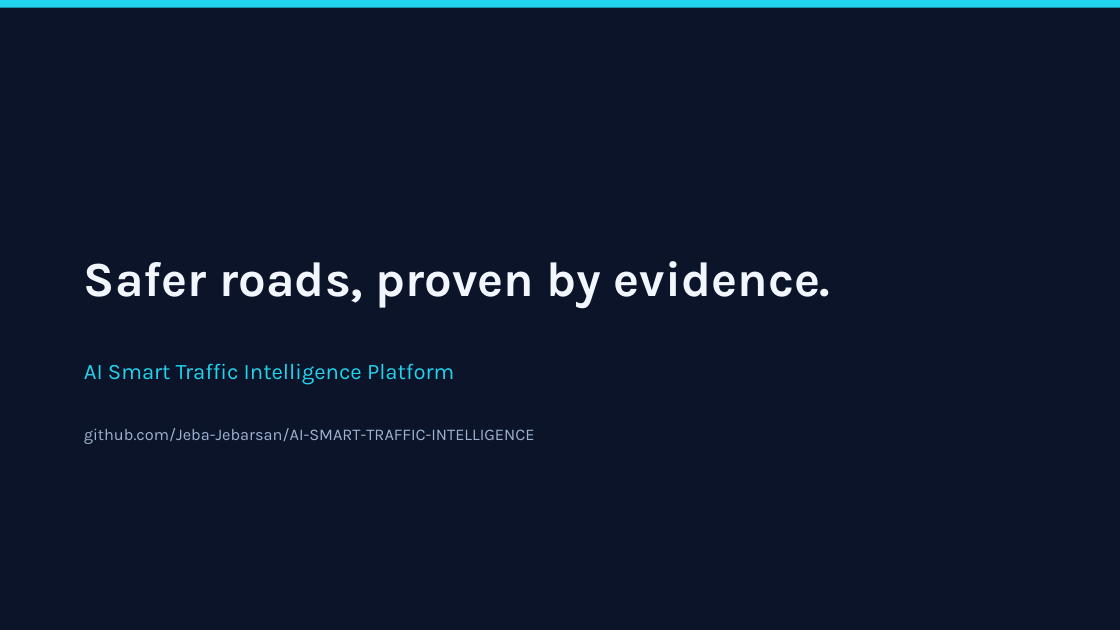
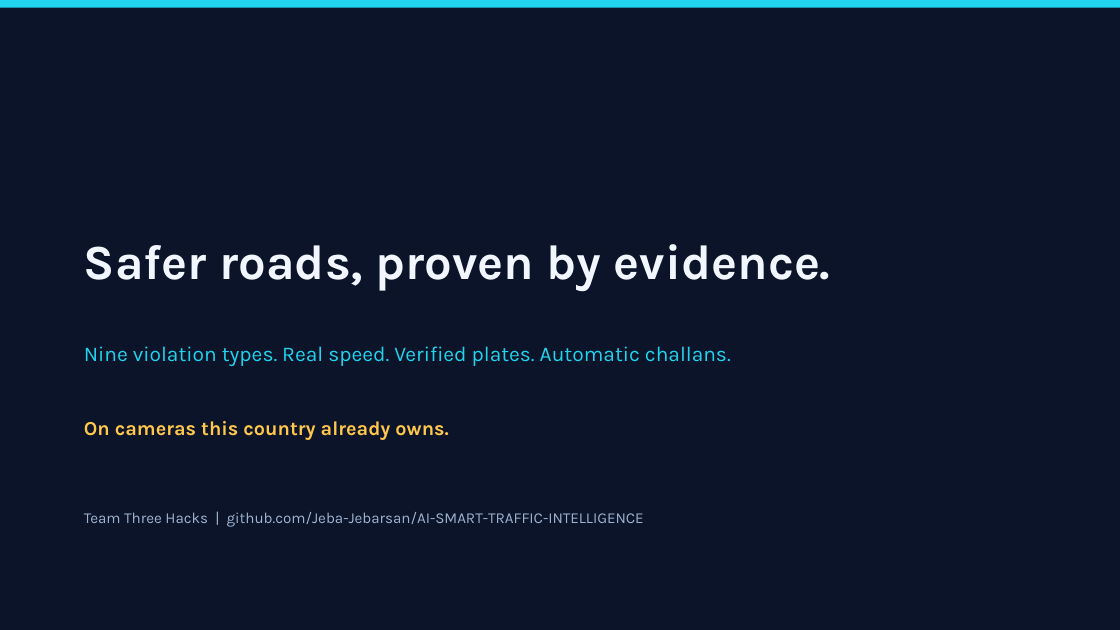
Before and after one commit to Jeba-Jebarsan/AI-SMART-TRAFFIC-INTELLIGENCE, a slide deck: slide 17 of docs/PRESENTATION.pptx (slide 12 before the commit). Drawn at 1120x630 pixels with LibreOffice and Linux fonts; fonts in the diff are those of the drawing. Boxes give left, top, right and bottom in pixels: in the first picture for what was removed or moved away, otherwise in the second. Text is boxed around its words. In the diff, an @@ line names an element or a change of style, - is before the commit and + after.

```diff
--- a/docs/PRESENTATION.pptx
+++ b/docs/PRESENTATION.pptx
@@ text "Safer roads, proven by evidence.": place and size @@
-text "Safer roads, proven by evidence." at (84, 261, 831, 308)
+text "Safer roads, proven by evidence." at (84, 244, 831, 291)
@@ text at (84, 346, 731, 366): text changed; size 19 to 18 pt @@
-AI Smart Traffic Intelligence Platform
+Nine violation types. Real speed. Verified plates. Automatic challans.
@@ text added at (84, 421, 448, 440), 17 pt, text #FFC74D, bold @@
+On cameras this country already owns.
@@ text at (84, 512, 644, 527): text changed; size 14 to 13 pt @@
-github.com/Jeba-Jebarsan/AI-SMART-TRAFFIC-INTELLIGENCE
+Team Three Hacks | github.com/Jeba-Jebarsan/AI-SMART-TRAFFIC-INTELLIGENCE
```
Also in this commit, not shown: 10 other slides changed, 6 slides added, 1 slide removed, 5 other files.
